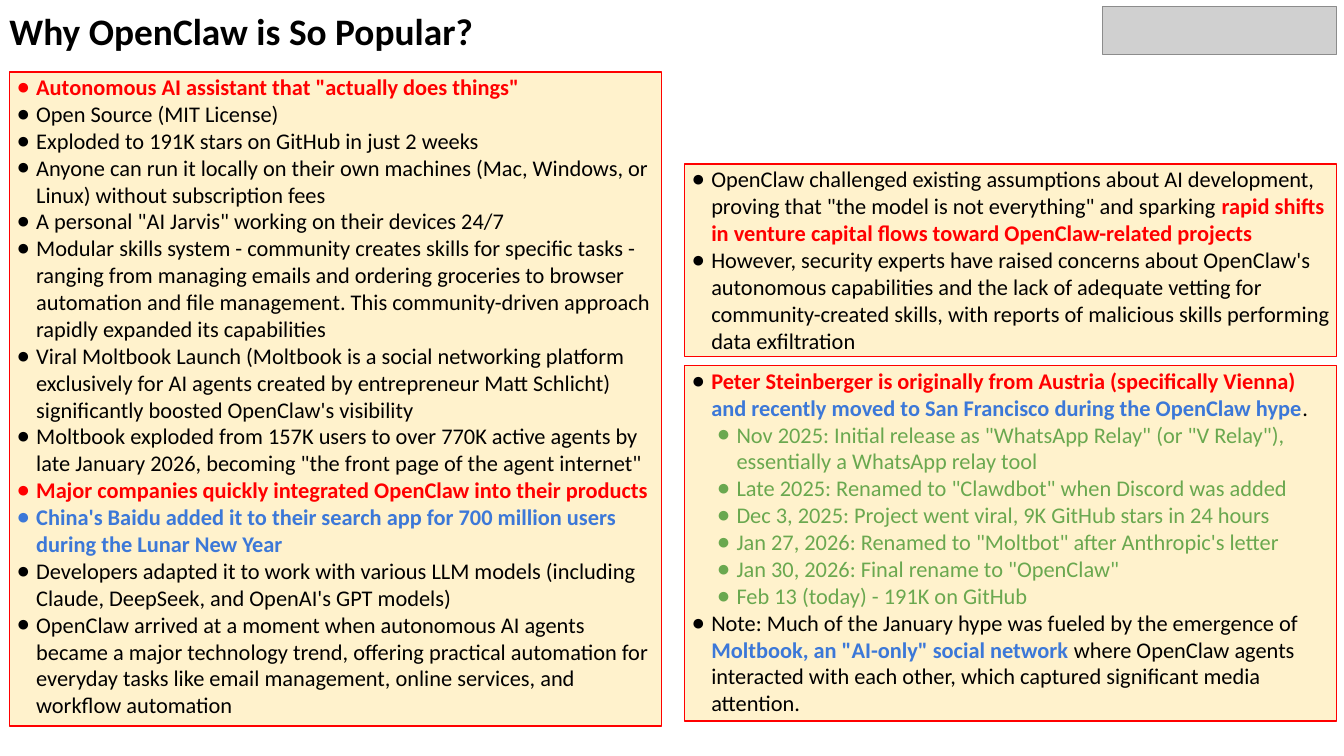
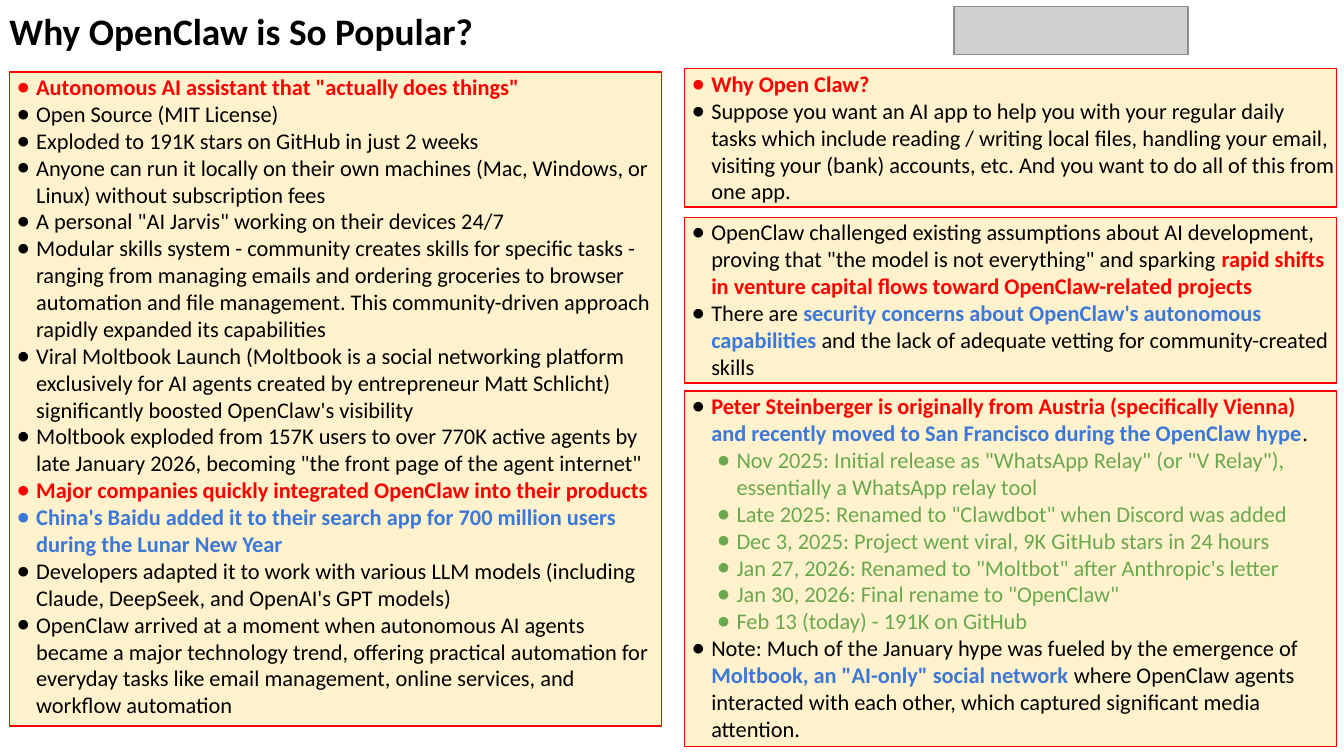
Before and after one commit to lselector/seminar, a slide deck: slide 4 of 2026/2026-02-13-AI-Updates.pptx. Drawn at 1344x756 pixels with LibreOffice and Linux fonts; fonts in the diff are those of the drawing; grey boxes stand for pictures. Boxes give left, top, right and bottom in pixels: in the first picture for what was removed or moved away, otherwise in the second. Text is boxed around its words. In the diff, an @@ line names an element or a change of style, - is before the commit and + after.

```diff
--- a/2026/2026-02-13-AI-Updates.pptx
+++ b/2026/2026-02-13-AI-Updates.pptx
@@ picture: place and size @@
-picture at bbox=[1103, 7, 1337, 55]
+picture at bbox=[954, 7, 1188, 55]
@@ rectangle added at bbox=[685, 69, 1337, 207], fill #FFF2CC, outline #FF0000 0.75 pt, 12 pt, text #000000 @@
+● Why Open Claw?
+● Suppose you want an AI app to help you with your regular daily tasks which include reading / writing local files, handling your email, visiting your (bank) accounts, etc. And you want to do all of this from one app.
@@ rectangle "OpenClaw challenged existing assumptions about ...": place and size @@
-rectangle "OpenClaw challenged existing assumptions about ..." at bbox=[685, 164, 1337, 356]
+rectangle "OpenClaw challenged existing assumptions about ..." at bbox=[685, 218, 1337, 383]
@@ text in rectangle at bbox=[711, 305, 1328, 375]: text changed @@
-● However, security experts have raised concerns about OpenClaw's autonomous capabilities and the lack of adequate vetting for community-created skills, with reports of malicious skills performing data exfiltration
+● There are security concerns about OpenClaw's autonomous capabilities and the lack of adequate vetting for community-created skills
@@ rectangle "Peter Steinberger is originally from ...": place and size @@
-rectangle "Peter Steinberger is originally from ..." at bbox=[685, 366, 1337, 722]
+rectangle "Peter Steinberger is originally from ..." at bbox=[685, 391, 1337, 747]
```
Also in this commit, not shown: 6 other slides changed, 1 slide added.
